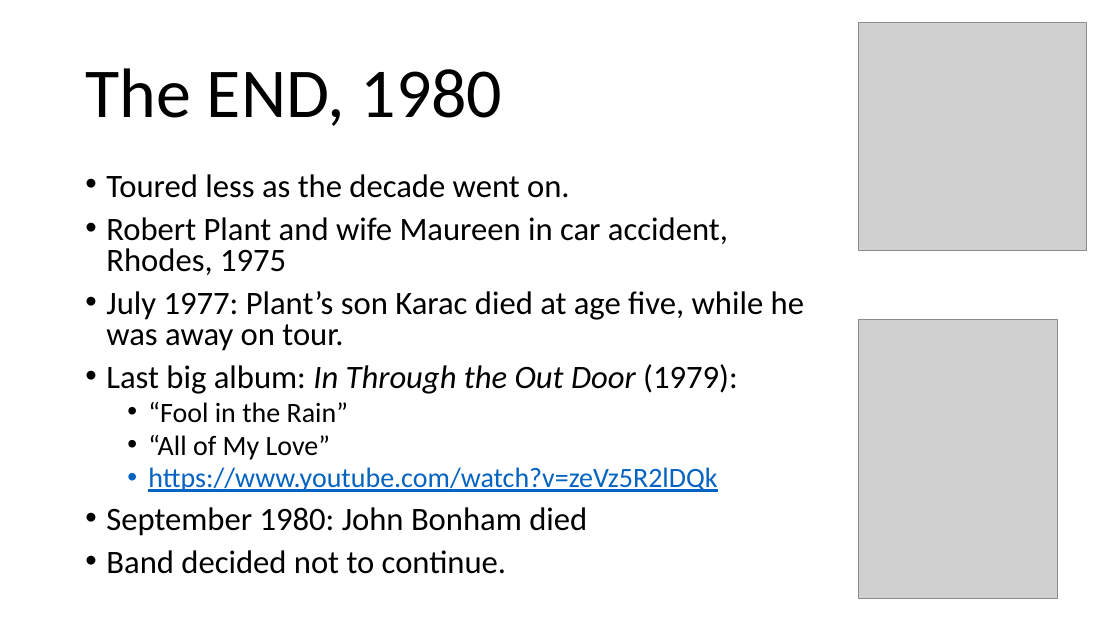
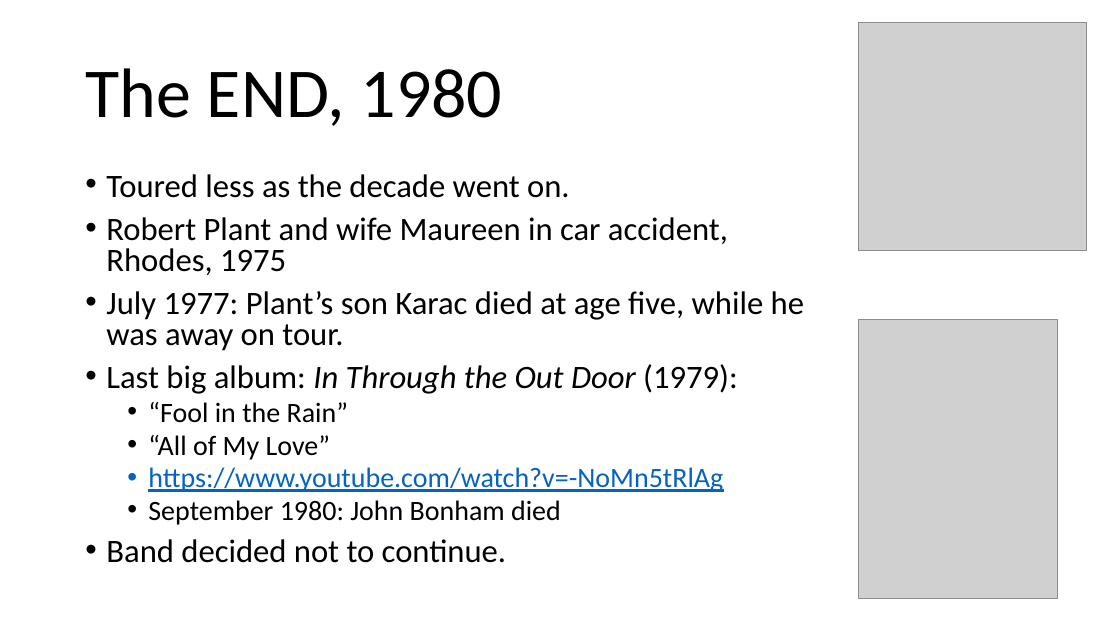
Before and after one commit to mrbaker1917/website, a slide deck: slide 6 of HSTR121/ppts/LedZep.pptx. Drawn at 1120x630 pixels with LibreOffice and Linux fonts; fonts in the diff are those of the drawing; grey boxes stand for pictures; background and template pictures are left out. Boxes give left, top, right and bottom in pixels: in the first picture for what was removed or moved away, otherwise in the second. Text is boxed around its words. In the diff, an @@ line names an element or a change of style, - is before the commit and + after.

```diff
--- a/HSTR121/ppts/LedZep.pptx
+++ b/HSTR121/ppts/LedZep.pptx
@@ text at [148, 467, 723, 492]: text changed @@
-  • https://www.youtube.com/watch?v=zeVz5R2lDQk
+  • https://www.youtube.com/watch?v=-NoMn5tRlAg
@@ text at [148, 500, 561, 525]: size 28 to 24 pt in "September 1980: John Bonham died"; list level 1 to 2 in "September 1980: John Bonham died" @@
```
Also in this commit, not shown: 2 other slides changed, 3 other files.
